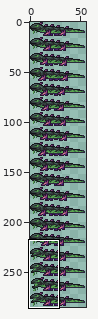
File history of a sprite sheet, NPCs/Enemies/Mire/Newt.png. The picture above shows the old version from afar; the outline marks the close-up.
Close-up. Earlier state:
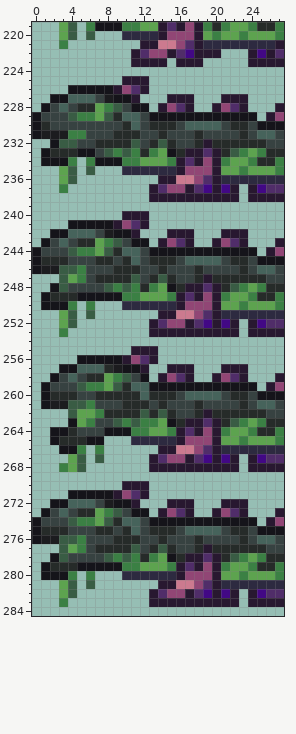
The file is 112x570 pixels, drawn in blocks of 2x2; one block is one cell here. Shown: x 0..27, y 219..284.
After:
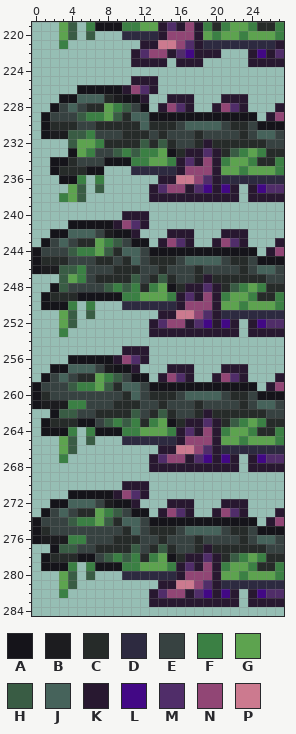
Palette (. is transparent): A #15141a  B #1c1c1f  C #262b29  D #2d2a40  E #374241  F #3b8044  G #5da34f  H #395c44  J #46635b  K #281830  L #420885  M #502d69  N #914675  P #cc7a8f
What changed:
{"y":225,"x":10,"old":"K","new":"."}
{"y":225,"x":13,"old":".","new":"K"}
{"y":226,"x":4,"old":"A","new":"."}
{"y":226,"x":9,"old":"KNMK.","new":"AKNMK"}
{"y":227,"x":2,"old":"A","new":"."}
{"y":227,"x":4,"old":"J","new":"A"}
{"y":227,"x":7,"old":"EBA","new":"JCB"}
{"y":227,"x":11,"old":"K.","new":"AK"}
{"y":228,"x":1,"old":"AEJEC","new":".AEJE"}
{"y":228,"x":7,"old":"GFHEA","new":"CGFHE"}
{"y":229,"x":0,"old":"AE","new":".A"}
{"y":229,"x":4,"old":"HF","new":"EH"}
{"y":229,"x":7,"old":"GHCJ","new":"FGHC"}
{"y":229,"x":12,"old":"E","new":"J"}
{"y":230,"x":0,"old":"ACEEE","new":".ACCC"}
{"y":230,"x":7,"old":"EEE","new":"CCC"}
{"y":230,"x":11,"old":"JE","new":"CJ"}
{"y":231,"x":0,"old":"AB","new":".A"}
{"y":231,"x":4,"old":"FFE","new":"HHF"}
{"y":231,"x":9,"old":"C","new":"E"}
{"y":231,"x":12,"old":"E","new":"C"}
{"y":232,"x":2,"old":"AH","new":".."}
{"y":232,"x":5,"old":"EEC","new":"GGF"}
{"y":232,"x":11,"old":"HE","new":"CH"}
{"y":233,"x":1,"old":"ACCCAA","new":"...AGF"}
{"y":233,"x":8,"old":"HFHFC","new":"EHFHF"}
{"y":234,"x":1,"old":"A","new":"."}
{"y":234,"x":4,"old":"F.FA","new":"CEEE"}
{"y":234,"x":10,"old":"F","new":"A"}
{"y":234,"x":12,"old":"G","new":"F"}
{"y":235,"x":2,"old":".GH.H.","new":"ACCCAA"}
{"y":235,"x":10,"old":"D","new":"."}
{"y":236,"x":3,"old":"GH.","new":"AAF"}
{"y":236,"x":7,"old":".","new":"F"}
{"y":237,"x":3,"old":"F..","new":".GH"}
{"y":237,"x":7,"old":".","new":"H"}
{"y":238,"x":3,"old":"...","new":"FGH"}
{"y":255,"x":10,"old":".","new":"K"}
{"y":255,"x":13,"old":"K","new":"."}
{"y":256,"x":4,"old":".","new":"A"}
{"y":256,"x":9,"old":"AKNMK","new":"KNMK."}
{"y":257,"x":2,"old":".","new":"A"}
{"y":257,"x":4,"old":"A","new":"J"}
{"y":257,"x":7,"old":"JCB","new":"EBA"}
{"y":257,"x":11,"old":"AK","new":"K."}
{"y":258,"x":1,"old":".AEJE","new":"AEJEC"}
{"y":258,"x":7,"old":"CGFHE","new":"GFHEA"}
{"y":259,"x":0,"old":".A","new":"AE"}
{"y":259,"x":4,"old":"EH","new":"HF"}
{"y":259,"x":7,"old":"FGHC","new":"GHCJ"}
{"y":259,"x":12,"old":"J","new":"E"}
{"y":260,"x":0,"old":".ACCC","new":"ACEEE"}
{"y":260,"x":7,"old":"CCC","new":"EEE"}
{"y":260,"x":11,"old":"CJ","new":"JE"}
{"y":261,"x":0,"old":".A","new":"AB"}
{"y":261,"x":4,"old":"HHF","new":"FFE"}
{"y":261,"x":9,"old":"E","new":"C"}
{"y":261,"x":12,"old":"C","new":"E"}
{"y":262,"x":2,"old":"..","new":"AH"}
{"y":262,"x":5,"old":"GGF","new":"EEC"}
{"y":262,"x":11,"old":"CH","new":"HE"}
{"y":263,"x":1,"old":"...AGF","new":"ACCCAA"}
{"y":263,"x":8,"old":"EHFHF","new":"HFHFC"}
{"y":264,"x":1,"old":".","new":"A"}
{"y":264,"x":4,"old":"CEEE","new":"F.FA"}
{"y":264,"x":10,"old":"A","new":"F"}
{"y":264,"x":12,"old":"F","new":"G"}
{"y":265,"x":2,"old":"ACCCAA","new":".GH.H."}
{"y":265,"x":10,"old":".","new":"D"}
{"y":266,"x":3,"old":"AAF","new":"GH."}
{"y":266,"x":7,"old":"F","new":"."}
{"y":267,"x":3,"old":".GH","new":"F.."}
{"y":267,"x":7,"old":"H","new":"."}
{"y":268,"x":3,"old":"FGH","new":"..."}
{"y":275,"x":2,"old":"CC","new":"EE"}
{"y":275,"x":7,"old":"CC","new":"EE"}
{"y":276,"x":3,"old":"HH","new":"BF"}
{"y":277,"x":2,"old":".","new":"A"}
{"y":277,"x":4,"old":"GF","new":"HE"}
{"y":278,"x":1,"old":".AHEEE","new":"ACCCAA"}
{"y":279,"x":2,"old":"CCCAA","new":"AAF.F"}
{"y":280,"x":1,"old":"AAAF","new":"..GH"}
{"y":280,"x":6,"old":"F","new":"H"}
{"y":281,"x":6,"old":"H","new":"."}
{"y":282,"x":3,"old":"GH","new":"F."}
{"y":283,"x":3,"old":"F","new":"."}
{"label":"changed","picture_box":[32,76,158,202]}
{"label":"changed","picture_box":[32,346,158,472]}
{"label":"changed","picture_box":[41,526,113,607]}
